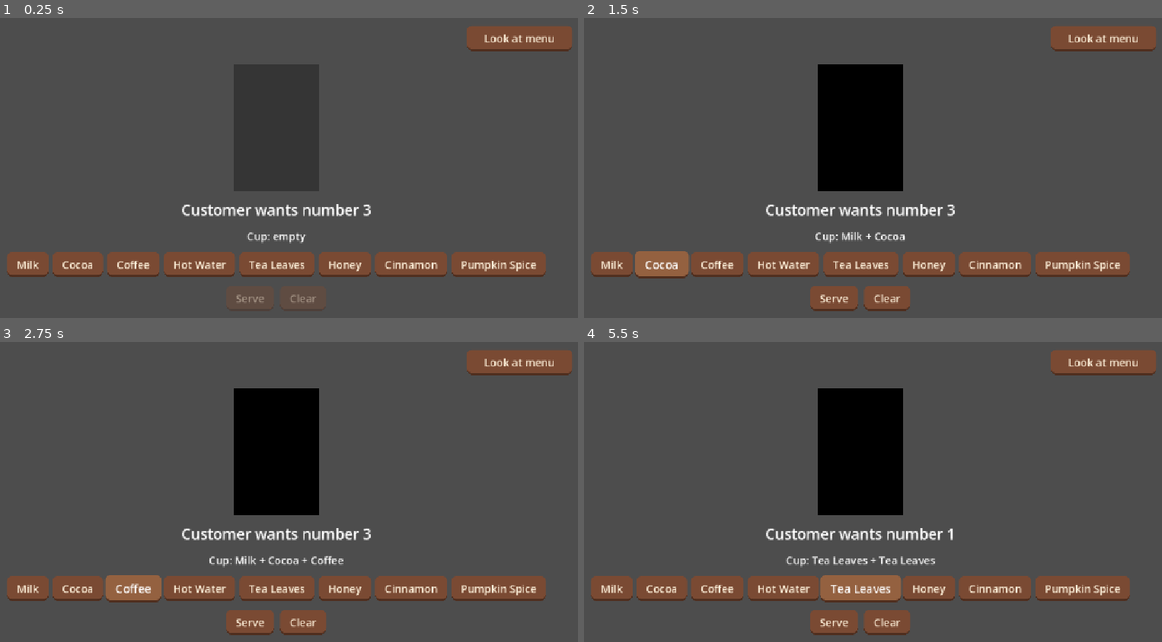
Above: before the commit, frames 1-4 (two rows, left to right).
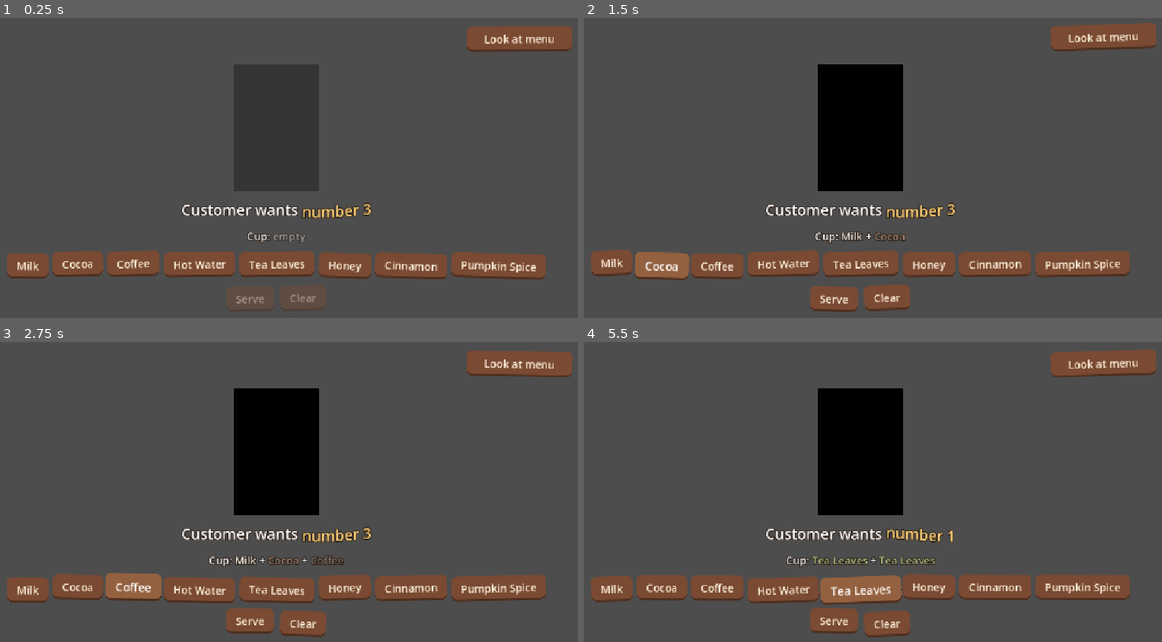
Above: after the commit, the same moments.

Repository: nocturnaljelly/26-autumn-comfy-jam
Game: Godot game, scene res://assets/scenes/cafe.tscn
The game is run twice, just before and just after one commit, with the same random seed, the same clock (stepped at 60 frames per second) and the same inputs. The project has no main scene, so this scene is started directly.
Inputs:
- Up to frame 1 (0.25 s): no input
- Up to frame 2 (1.5 s): click "Milk" at 0.5 s; click "Cocoa" at 1.25 s
- Up to frame 3 (2.75 s): click "Coffee" at 2 s
- Up to frame 4 (5.5 s): click "Hot Water" at 2.75 s; click "Serve" at 3.5 s; click "Tea Leaves" at 4.25 s; click "Tea Leaves" at 5 s

The runs differ from the first frame. In frame 1, 2.5% of the frame differs, in the area x 1-96%, y 2-96%; in frame 2, 2.8%; in frame 3, 3.7%, in the area x 1-99%, y 2-99%; in frame 4, 3.7%.

Commit message:
Button updates
UI buttons now have a little idle position and rotation hover
Recipe text labels use wave tag for the finished product and color code the ingredient labels

Diff:
--- a/assets/scenes/cafe.tscn
+++ b/assets/scenes/cafe.tscn
@@ -64,17 +64,27 @@
 texture = SubResource("GradientTexture2D_customer")
 expand_mode = 1
 
-[node name="OrderLabel" type="Label" parent="CounterView/Content" unique_id=5133325]
+[node name="OrderLabel" type="RichTextLabel" parent="CounterView/Content" unique_id=5133325]
 unique_name_in_owner = true
+clip_contents = false
 layout_mode = 2
-theme_override_font_sizes/font_size = 28
-text = "Customer wants number 1"
+theme_override_font_sizes/normal_font_size = 28
+bbcode_enabled = true
+text = "Customer wants [wave]number 1[/wave]"
+fit_content = true
+scroll_active = false
+autowrap_mode = 0
 horizontal_alignment = 1
 
-[node name="CupLabel" type="Label" parent="CounterView/Content" unique_id=1807857194]
+[node name="CupLabel" type="RichTextLabel" parent="CounterView/Content" unique_id=1807857194]
 unique_name_in_owner = true
+clip_contents = false
 layout_mode = 2
+bbcode_enabled = true
 text = "Cup: empty"
+fit_content = true
+scroll_active = false
+autowrap_mode = 0
 horizontal_alignment = 1
 
 [node name="IngredientButtons" type="HBoxContainer" parent="CounterView/Content" unique_id=476903310]
@@ -130,11 +140,17 @@
 grow_horizontal = 2
 grow_vertical = 2
 
-[node name="MenuLabel" type="Label" parent="MenuView/Content" unique_id=801672414]
+[node name="MenuLabel" type="RichTextLabel" parent="MenuView/Content" unique_id=801672414]
 unique_name_in_owner = true
+clip_contents = false
 layout_mode = 2
-theme_override_font_sizes/font_size = 24
-text = "1. Milk + Cocoa = Hot Chocolate"
+theme_override_constants/line_separation = 14
+theme_override_font_sizes/normal_font_size = 24
+bbcode_enabled = true
+text = "1. Milk + Cocoa = [wave]Hot Chocolate[/wave]"
+fit_content = true
+scroll_active = false
+autowrap_mode = 0
 
 [node name="TurnButton" type="Button" parent="." unique_id=1640946055]
 unique_name_in_owner = true
--- a/assets/scripts/animated_button.gd
+++ b/assets/scripts/animated_button.gd
@@ -1,19 +1,43 @@
 class_name AnimatedButton
 extends Button
 
+@export_group("Hover")
 @export var hover_scale := 1.08
 @export var press_scale := 0.92
 @export var hover_duration := 0.18
 @export var press_duration := 0.08
 
+@export_group("Idle")
+@export var idle_bob_pixels := 3.0
+@export var idle_tilt_degrees := 2.0
+@export var idle_speed := 2.0
+
+var _scale := 1.0
 var _target_scale := 1.0
 var _tween: Tween
+var _idle_time := randf() * TAU
+var _idle_offset := Vector2.ZERO
 
 
 func _ready() -> void:
 	resized.connect(_center_pivot)
 	draw.connect(_animate_to_state)
+	var container := get_parent() as Container
+	if container:
+		container.sort_children.connect(_on_parent_sorted)
 	_center_pivot()
+
+func _process(delta: float) -> void:
+	_idle_time += delta * idle_speed
+	var offset := Vector2(0, sin(_idle_time) * idle_bob_pixels)
+	position += offset - _idle_offset
+	_idle_offset = offset
+	rotation = deg_to_rad(sin(_idle_time * 0.7 + 1.3) * idle_tilt_degrees)
+	scale = Vector2.ONE * _scale
+
+func _on_parent_sorted() -> void:
+	if is_visible_in_tree():
+		_idle_offset = Vector2.ZERO
 
 func _center_pivot() -> void:
 	pivot_offset = size / 2
@@ -34,4 +58,4 @@
 	if _tween:
 		_tween.kill()
 	_tween = create_tween().set_trans(Tween.TRANS_BACK).set_ease(Tween.EASE_OUT)
-	_tween.tween_property(self, "scale", Vector2.ONE * target, duration)
+	_tween.tween_property(self, "_scale", target, duration)
--- a/assets/scripts/cafe.gd
+++ b/assets/scripts/cafe.gd
@@ -1,6 +1,7 @@
 extends Control
 
 const CUP_CAPACITY := 4
+const HIGHLIGHT_COLOR := "#ffd27a"
 
 @export var recipe_book: RecipeBook
 @export var fade_duration := 0.8
@@ -14,13 +15,13 @@
 
 @onready var counter_view: Control = %CounterView
 @onready var customer_sprite: TextureRect = %CustomerSprite
-@onready var order_label: Label = %OrderLabel
-@onready var cup_label: Label = %CupLabel
+@onready var order_label: RichTextLabel = %OrderLabel
+@onready var cup_label: RichTextLabel = %CupLabel
 @onready var ingredient_buttons: Container = %IngredientButtons
 @onready var serve_button: Button = %ServeButton
 @onready var clear_button: Button = %ClearButton
 @onready var menu_view: Control = %MenuView
-@onready var menu_label: Label = %MenuLabel
+@onready var menu_label: RichTextLabel = %MenuLabel
 @onready var turn_button: Button = %TurnButton
 
 
@@ -86,20 +87,28 @@
 	turn_button.text = "Back to customer" if facing_menu else "Look at menu"
 
 func _update_order_label() -> void:
-	order_label.text = "Customer wants number %d" % menu.get_number(order)
+	order_label.text = "Customer wants [wave amp=40 freq=5][color=%s]number %d[/color][/wave]" % [HIGHLIGHT_COLOR, menu.get_number(order)]
 
 func _update_menu() -> void:
 	var lines: PackedStringArray = []
 	for recipe in menu.recipes:
-		lines.append("%d. %s = %s" % [menu.get_number(recipe), recipe.get_formula(), recipe.display_name])
+		var names: PackedStringArray = []
+		for ingredient in recipe.ingredients:
+			names.append(_ingredient_text(ingredient))
+		lines.append("[color=%s]%d.[/color] %s = [wave amp=25 freq=3]%s[/wave]" % [HIGHLIGHT_COLOR, menu.get_number(recipe), " + ".join(names), recipe.display_name])
 	menu_label.text = "\n".join(lines)
 
 func _update_controls() -> void:
 	var names: PackedStringArray = []
 	for ingredient in cup:
-		names.append(ingredient.display_name)
-	cup_label.text = "Cup: " + (" + ".join(names) if not names.is_empty() else "empty")
+		names.append(_ingredient_text(ingredient))
+	if not names.is_empty():
+		names[names.size() - 1] = "%s" % names[names.size() - 1]
+	cup_label.text = "Cup: " + (" + ".join(names) if not names.is_empty() else "[color=#ffffff80]empty[/color]")
 	for button: Button in ingredient_buttons.get_children():
 		button.disabled = cup.size() >= CUP_CAPACITY
 	serve_button.disabled = order == null or cup.is_empty()
 	clear_button.disabled = cup.is_empty()
+
+func _ingredient_text(ingredient: Ingredient) -> String:
+	return "[color=#%s]%s[/color]" % [ingredient.color.lightened(0.35).to_html(false), ingredient.display_name]
--- a/assets/themes/ui_theme.tres
+++ b/assets/themes/ui_theme.tres
@@ -67,3 +67,5 @@
 Button/styles/hover = SubResource("StyleBoxFlat_hover")
 Button/styles/normal = SubResource("StyleBoxFlat_normal")
 Button/styles/pressed = SubResource("StyleBoxFlat_pressed")
+RichTextLabel/colors/font_outline_color = Color(0.13, 0.08, 0.05, 1)
+RichTextLabel/constants/outline_size = 6
